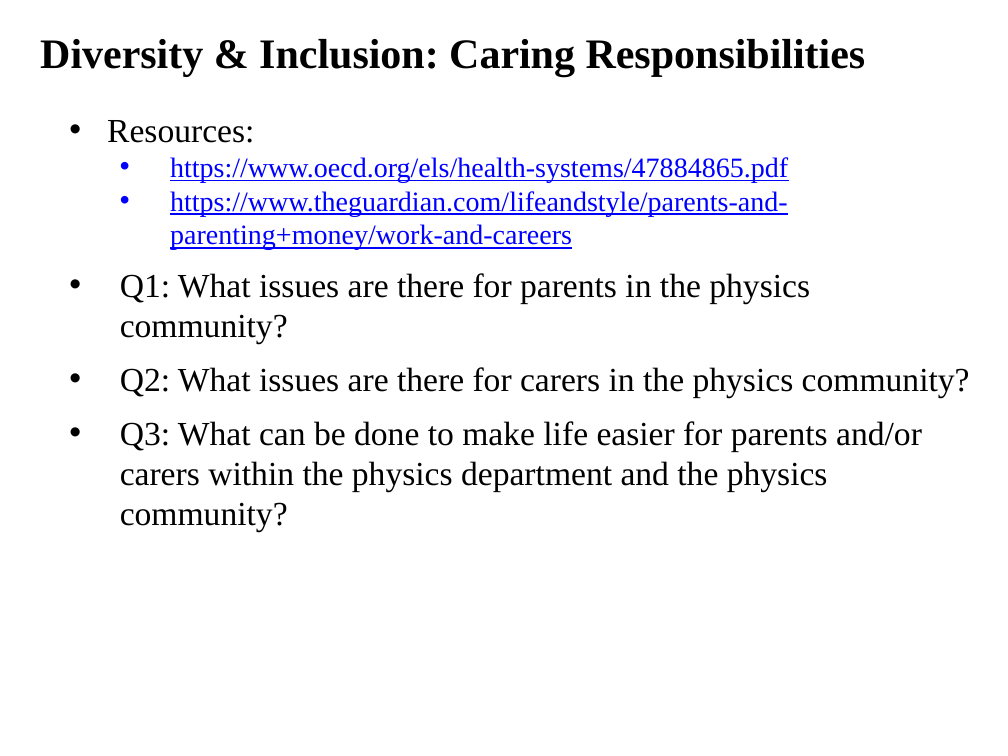
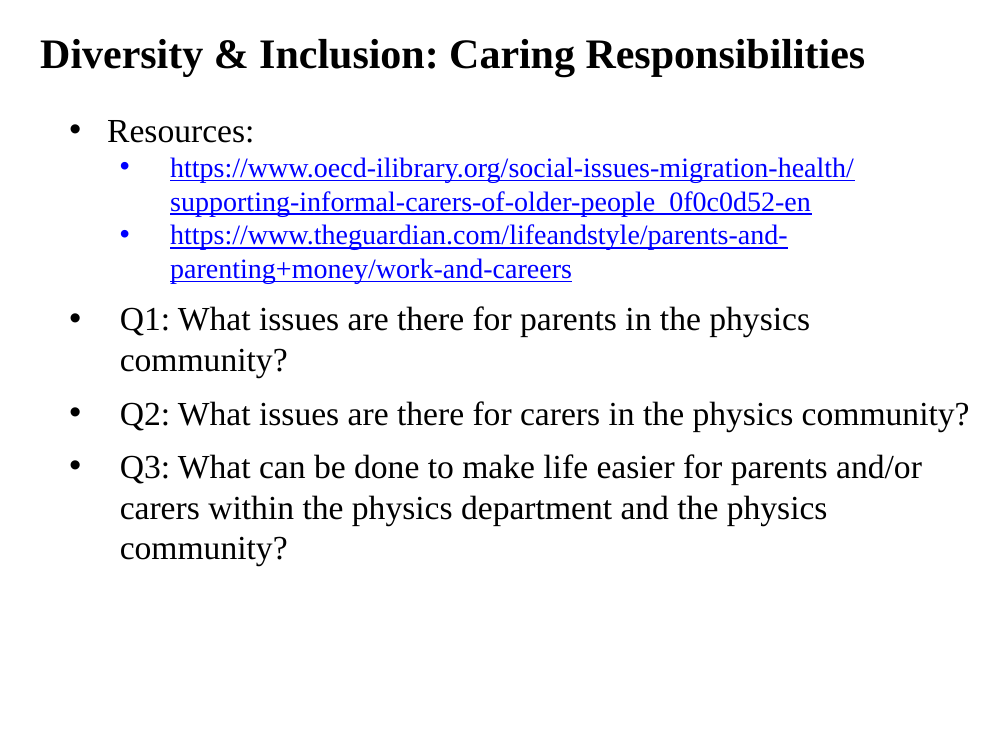
Before and after one commit to ajvanderhorst/PhysicsCapstoneGW, a slide deck: slide 23 of Topics/Slides/ClassCommunity2DiversityInclusion.pptx (slide 19 before the commit). Drawn at 1008x756 pixels with LibreOffice and Linux fonts; fonts in the diff are those of the drawing. Boxes give left, top, right and bottom in pixels: in the first picture for what was removed or moved away, otherwise in the second. Text is boxed around its words. In the diff, an @@ line names an element or a change of style, - is before the commit and + after.

```diff
--- a/Topics/Slides/ClassCommunity2DiversityInclusion.pptx
+++ b/Topics/Slides/ClassCommunity2DiversityInclusion.pptx
@@ text at bbox=[170, 157, 854, 216]: text changed @@
-  • https://www.oecd.org/els/health-systems/47884865.pdf
+  • https://www.oecd-ilibrary.org/social-issues-migration-health/supporting-informal-carers-of-older-people_0f0c0d52-en
```
Also in this commit, not shown: 10 other slides changed, 4 slides added, 1 slide removed, 2 other files.
